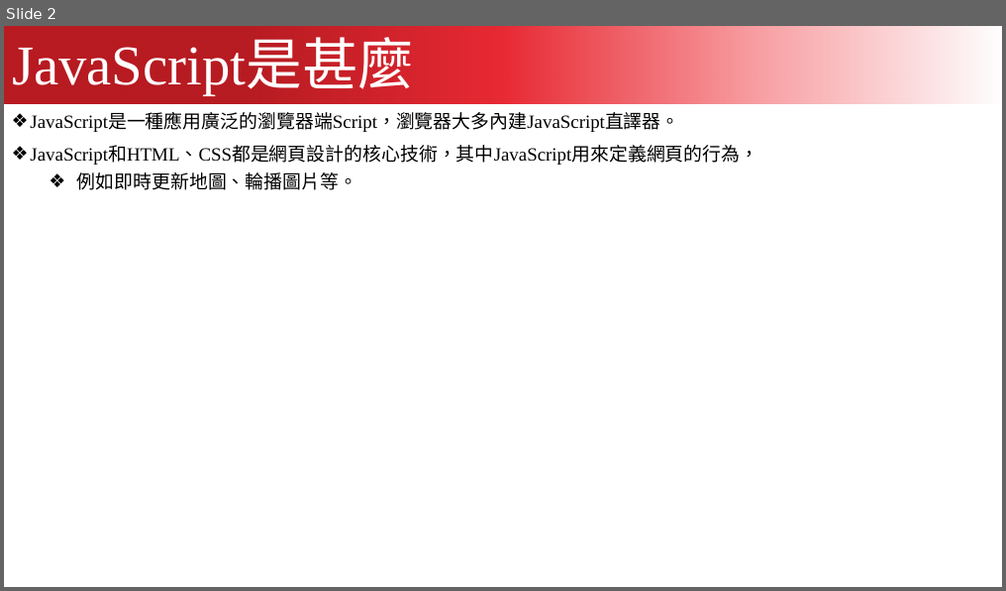
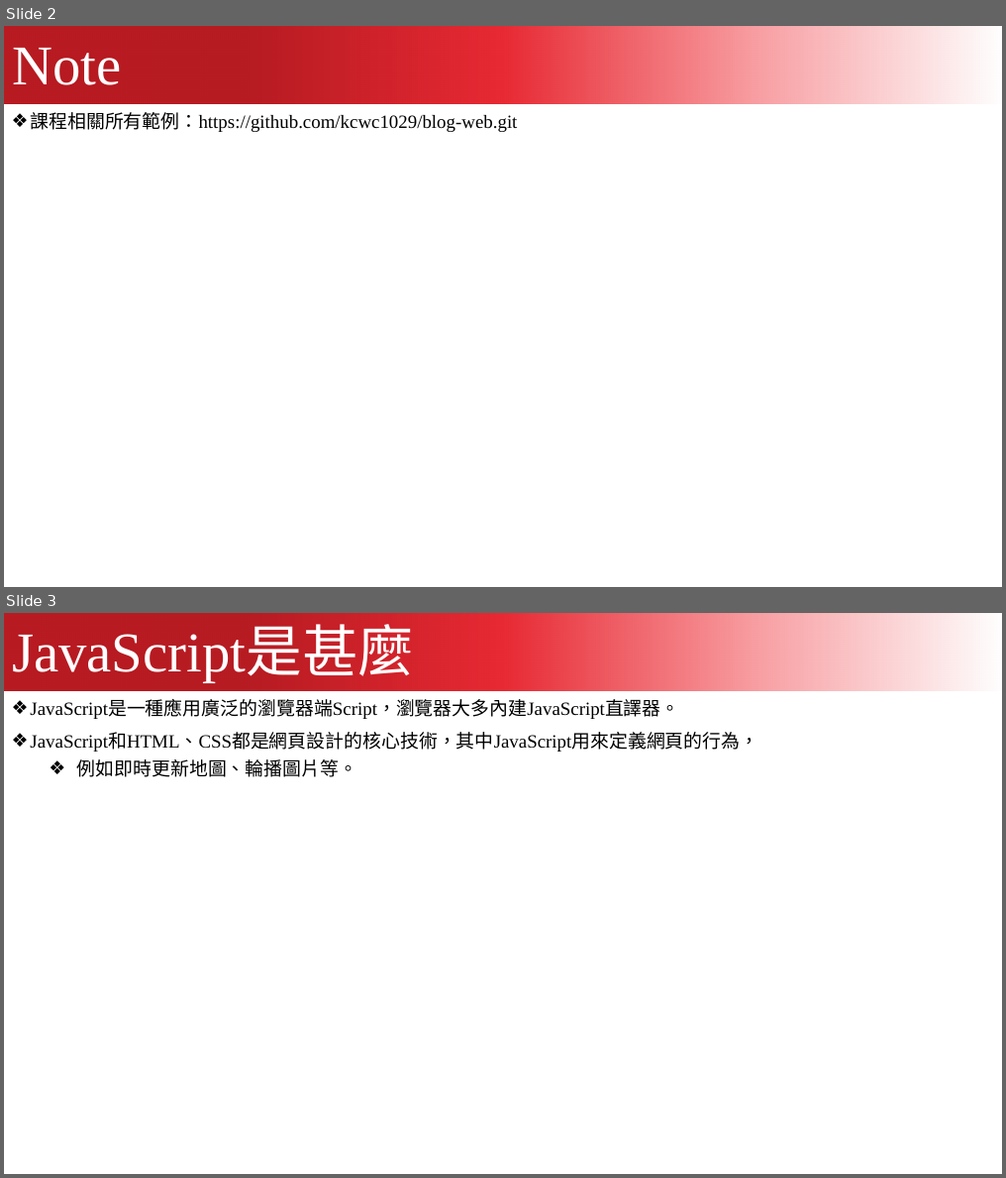
Before and after one commit to kcwc1029/blog-web, a slide deck: Lecture07_08：JavaScript/JavaScript01.pptx. Shown one above the other, each under a label of ours: slide 2 before the commit, slides 2 and 3 after it. The pictures are 1006x591 and 1006x1178 pixels, drawn with LibreOffice and Linux fonts; fonts in the diff are those of the drawing. Boxes give left, top, right and bottom in pixels: in the first picture for what was removed or moved away, otherwise in the second. Text is boxed around its words. In the diff, an @@ line names an element or a change of style, - is before the commit and + after.

```diff
--- a/Lecture07_08：JavaScript/JavaScript01.pptx
+++ b/Lecture07_08：JavaScript/JavaScript01.pptx
@@ slide 2 added at [4,26,1002,587], background #FFFFFF; not listed: 1 template element that a slide beside it also shows @@
@@ title added at [12,48,121,85], 54 pt, text #FFFFFF @@
+Note
@@ text added at [30,112,517,132], 18 pt, text #000000 @@
+❖ 課程相關所有範例：https://github.com/kcwc1029/blog-web.git
@@ what was slide 2 is now slide 3 @@
```
Also in this commit, not shown: 4 other files.
